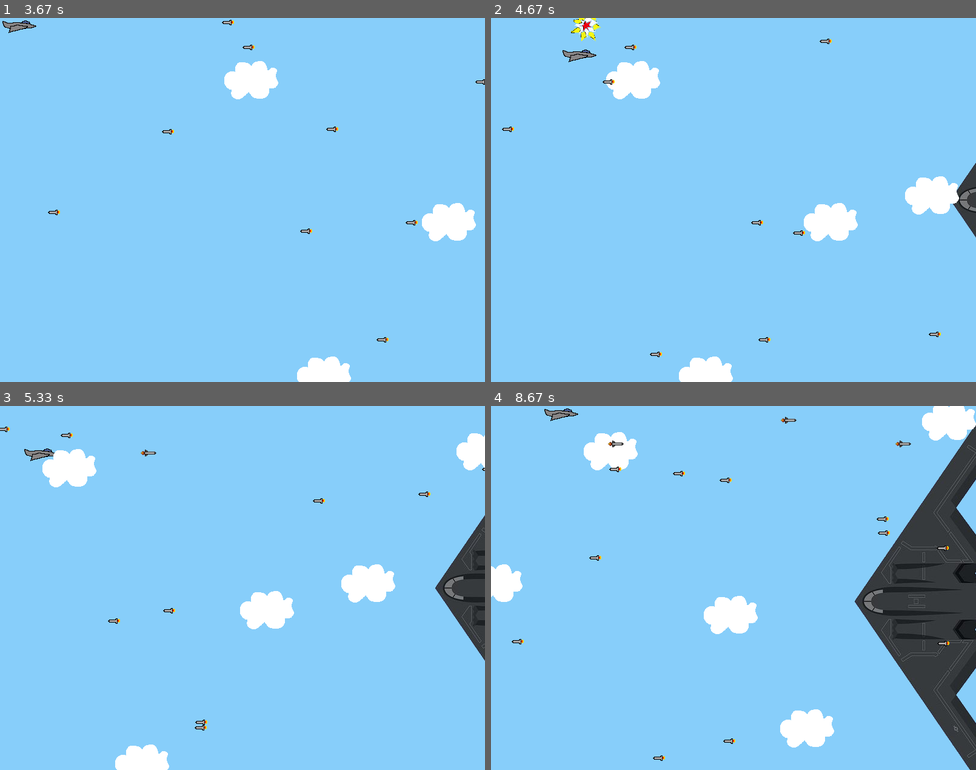
Above: before the commit, frames 1-4 (two rows, left to right).
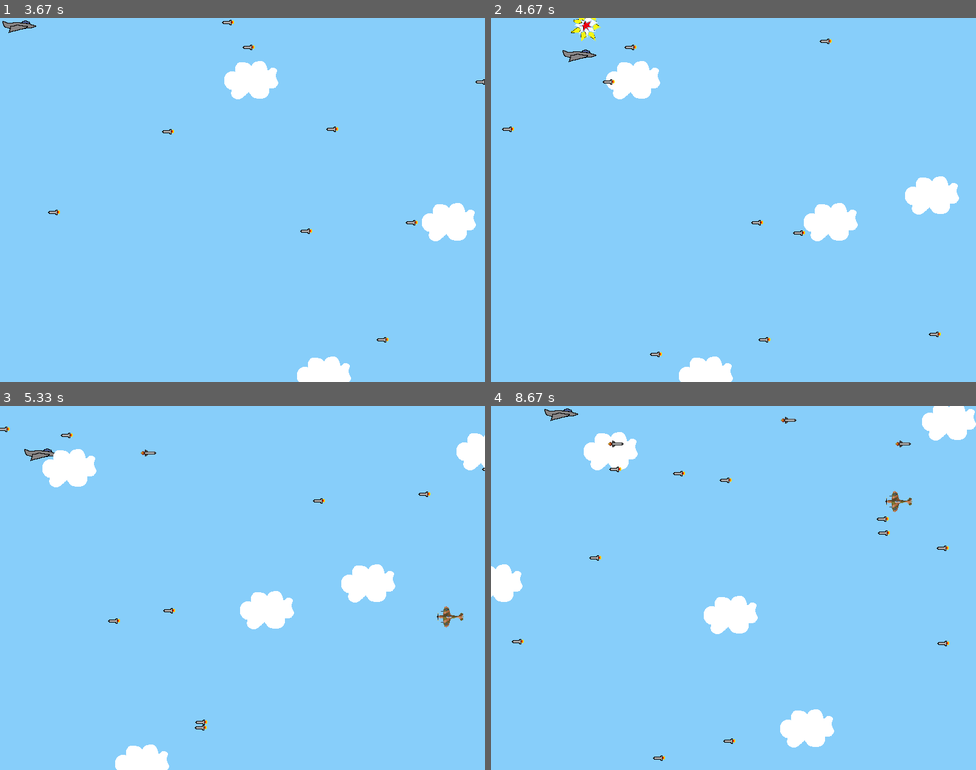
Above: after the commit, the same moments.

Repository: EliasSage/Project-PyGame
Game: pygame game, started from py_tut_with_images.py
The game is run twice, just before and just after one commit, with the same random seed, the same clock (stepped at 60 frames per second) and the same inputs.
Inputs:
- Up to frame 1 (3.67 s): hold Right 0.33-0.8 s; hold Up 0.83-1.13 s; hold Right 1.17-1.63 s; hold Left 1.67-2.2 s; hold Down 2.23-2.53 s; tap Space at 2.57, 2.97, 3.27, 3.4 s; hold Left 2.9-3.3 s; hold Up from 3.33 s (still down)
- Up to frame 2 (4.67 s): release Up at 3.7 s; hold Right 3.73-4.37 s; tap Space at 3.8, 4.1, 4.47 s; hold Down from 4.4 s (still down)
- Up to frame 3 (5.33 s): release Down at 4.77 s; hold Left 4.8-5.27 s; tap Space at 4.87, 5.17 s; hold Right from 5.3 s (still down)
- Up to frame 4 (8.67 s): tap Space at 5.37, 5.67, 5.87, 6.2, 6.5, 6.7, 7, 7.27, 7.6, 7.9, 8.03, 8.43 s; release Right at 5.77 s; hold Up 5.8-6.1 s; hold Right 6.13-6.6 s; hold Left 6.63-7.17 s; hold Down 7.2-7.5 s; hold Left 7.53-7.93 s; hold Up 7.97-8.33 s; hold Right from 8.37 s (still down)

Frame 1 is identical in both runs. In frame 2, 0.5% of the frame differs, in the area x 95-100%, y 39-61%; in frame 3, 2.2%; in frame 4, 12%, in the area x 75-100%, y 5-100%.

Commit message:
Added gunner enemy
Added gunner, collision with player and timer to spawn gunner every 5 seconds

Diff:
--- a/py_tut_with_images.py
+++ b/py_tut_with_images.py
@@ -18,7 +18,7 @@
     QUIT,
     K_SPACE
 )
-
+#from pygame.music import play
 
 # Define constants for the screen width and height
 SCREEN_WIDTH = 800
@@ -166,6 +166,48 @@
         if self.lifetime <= 0: # When lifetime runs out, remove explosion
             self.kill()
 
+#This enemy is much faster than the player and can fire but can only move up and down
+class Gunner(pygame.sprite.Sprite):
+    """ Extends pygame.sprite.Sprite class and handles aspects specific to Gunner """
+    def __init__(self, x, gunner_move_up):
+        super(Gunner, self).__init__()
+        self.surf = pygame.image.load("spitfire_gunner.png").convert()
+        self.surf.set_colorkey((255, 255, 255), RLEACCEL)
+        self.rect = self.surf.get_rect(
+            center=(
+                x,
+                random.randint(0, SCREEN_HEIGHT),
+            )
+        )
+        self.move_up = gunner_move_up # If gunner should move up or not
+
+    def update(self):
+        # If Gunner should move up or not is changed when certain values are reached
+        if self.rect.bottom == SCREEN_HEIGHT:
+            self.move_up = True
+        if self.rect.top == 0:
+            self.move_up = False
+
+        # Makes gunner fly in on screen
+        if self.rect.left > 650:
+            self.rect.move_ip(round(-3 * step), 0)
+        # Moves gunner move up or down
+        elif self.move_up == True:
+            self.rect.move_ip(0, round(-6 * step))
+        else:
+            self.rect.move_ip(0, round(6 * step))
+
+        # Keep gunner on the screen
+        if self.rect.left < 0:
+            self.rect.left = 0
+        elif self.rect.right > SCREEN_WIDTH:
+            self.rect.right = SCREEN_WIDTH
+        if self.rect.top <= 0:
+            self.rect.top = 0
+        elif self.rect.bottom >= SCREEN_HEIGHT:
+            self.rect.bottom = SCREEN_HEIGHT
+
+
 
 class Boss(pygame.sprite.Sprite):
     """ Extends pygame.sprite.Sprite class and handles aspects specific to Boss """
@@ -180,7 +222,7 @@
         # If boss should move up or not is changed when certian values are reached
         if self.rect.bottom == 650:
             self.move_up = True
-        if self.rect.top == -50:
+        if self.rect.top == 50:
             self.move_up = False
 
         # Makes boss fly in on screen
@@ -204,6 +246,7 @@
     bullets.empty()
     explosions.empty()
     boss.empty()
+    gunner.empty()
     all_sprites.empty()
 
     # Reset player data
@@ -248,6 +291,7 @@
 bullets = pygame.sprite.Group()
 explosions = pygame.sprite.Group()
 boss = pygame.sprite.Group()
+gunner = pygame.sprite.Group()
 all_sprites = pygame.sprite.Group()
 all_sprites.add(player)
 
@@ -271,8 +315,12 @@
 # Variable to keep our main loop running
 running = True
 score_screen = False
-# Variable used when boss spawns
+# Variable used when enemies spawns
 boss_exists = False
+gunner_exists = False
+gunner_count = 0
+
+start=pygame.time.get_ticks()
 
 # Our main loop
 while running:
@@ -321,6 +369,9 @@
     # Update the boss
     boss.update()
 
+    # Update Gunner
+    gunner.update()
+
     # Fill the screen with sky blue
     screen.fill((135, 206, 250))
 
@@ -331,9 +382,15 @@
     # Check if any enemies have collided with the player
     player_col = pygame.sprite.spritecollide(player, enemies, True)
 
-    if player_col:
+    enemy_col = pygame.sprite.spritecollide(player, gunner, True)
+
+    if player_col or enemy_col:
         # If so, reduce the player's HP
-        player.health -= 1
+        if player_col:
+            player.health -= 1
+        elif enemy_col:
+            player.health = 0
+
         collision_sound.play()
 
         new_explosion = Explosion(player.rect.center, .25)
@@ -354,8 +411,17 @@
             player = reset()
             score_screen = True
 
+
     # Check if any bullets have collided with an enemy and removes both if so
     bullet_col = pygame.sprite.groupcollide(bullets, enemies, True, True)
+    gunner_col = pygame.sprite.groupcollide(bullets, gunner, True, True)
+
+
+    if gunner_col:
+        collision_sound.play()
+        gunner_count -=1
+        explosions.add(new_explosion)
+        all_sprites.add(new_explosion)
 
     # For every collision, create an explosion at give position
     for bullet in bullet_col.keys():
@@ -366,8 +432,18 @@
         player.score += 10
         print(player.score)
 
-    # Creates boss at fixed position when plyer.score reaches 10
-    if boss_exists == False and player.score == 10:
+
+    now = pygame.time.get_ticks()
+    # Creates a new gunner every 5 seconds and a maximum of 6 at once
+    if now - start > 5000 and gunner_count < 6:
+        start = now
+        spawn_gunner = Gunner(1000, False)
+        gunner.add(spawn_gunner)
+        all_sprites.add(spawn_gunner)
+        gunner_count +=1 #Add gunner count to represent capacity to gunner maximum
+
+    # Creates boss at fixed position when plyer.score reaches 200
+    if boss_exists == False and player.score == 200:
         spawn_boss = Boss(1000, 300, False)
         boss.add(spawn_boss)
         all_sprites.add(spawn_boss)
Binary file added: spitfire_gunner.png
